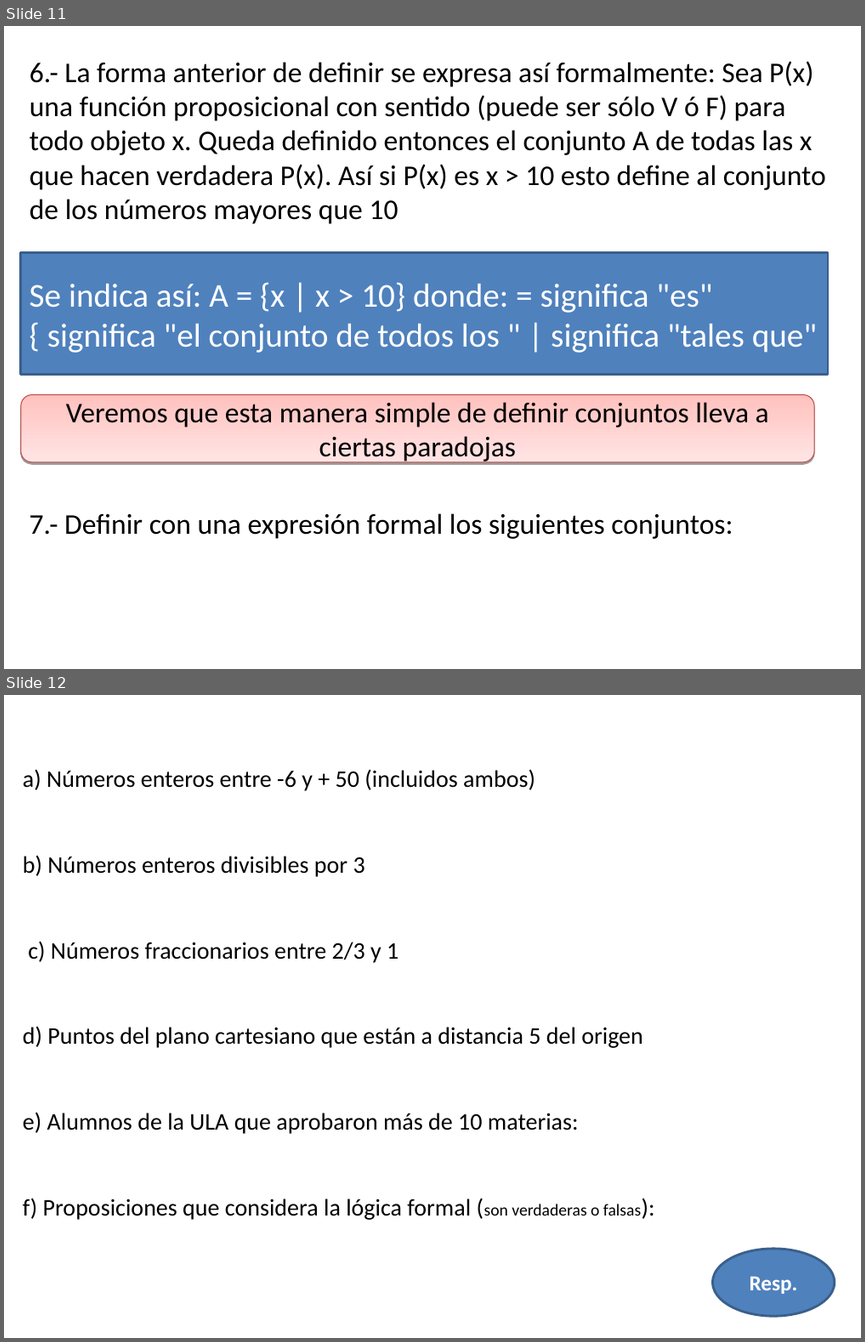
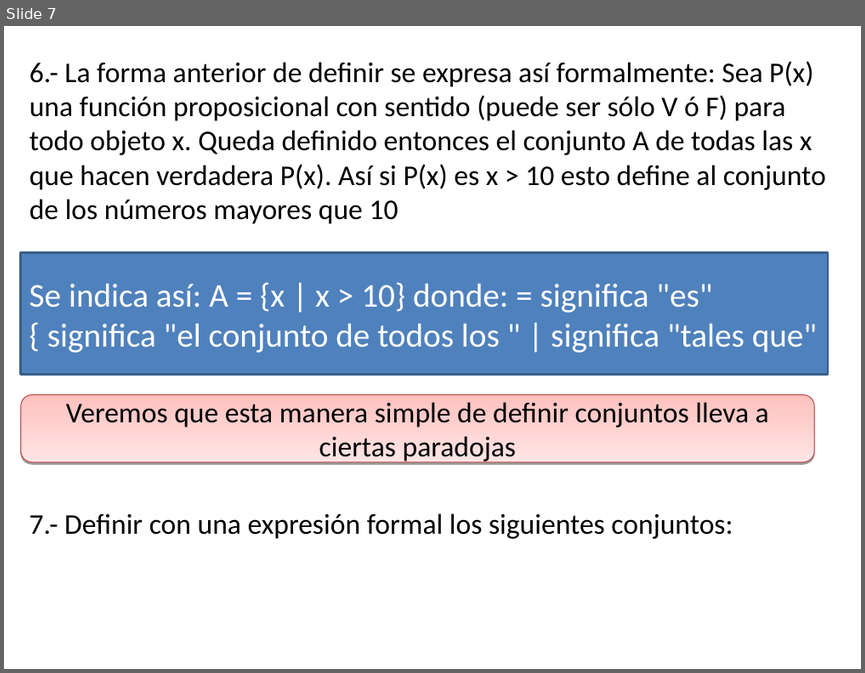
Before and after one commit to ULAnux/mathematica, a slide deck: formato nuevo para guias /Guia conjuntos.odp. Shown one above the other, each under a label of ours: slides 11 and 12 before the commit, slide 7 after it. The pictures are 865x1342 and 865x673 pixels, drawn with LibreOffice and Linux fonts; fonts in the diff are those of the drawing. Boxes give left, top, right and bottom in pixels: in the first picture for what was removed or moved away, otherwise in the second. Text is boxed around its words. In the diff, an @@ line names an element or a change of style, - is before the commit and + after.

```diff
--- a/formato nuevo para guias /Guia conjuntos.odp
+++ b/formato nuevo para guias /Guia conjuntos.odp
@@ slide 12 removed at box(4, 695, 861, 1338), background #FFFFFF @@
@@ title removed at box(23, 769, 643, 1219) @@
-a) Números enteros entre -6 y + 50 (incluidos ambos)
-b) Números enteros divisibles por 3
-c) Números fraccionarios entre 2/3 y 1
-d) Puntos del plano cartesiano que están a distancia 5 del origen
-e) Alumnos de la ULA que aprobaron más de 10 materias:
-f) Proposiciones que considera la lógica formal (son verdaderas o falsas):
@@ ellipse removed at box(713, 1248, 834, 1316) @@
-Resp.
@@ what was slide 11 is now slide 7 @@
```
Also in this commit, not shown: 23 slides changed, 23 other slides removed, 6 other files.
